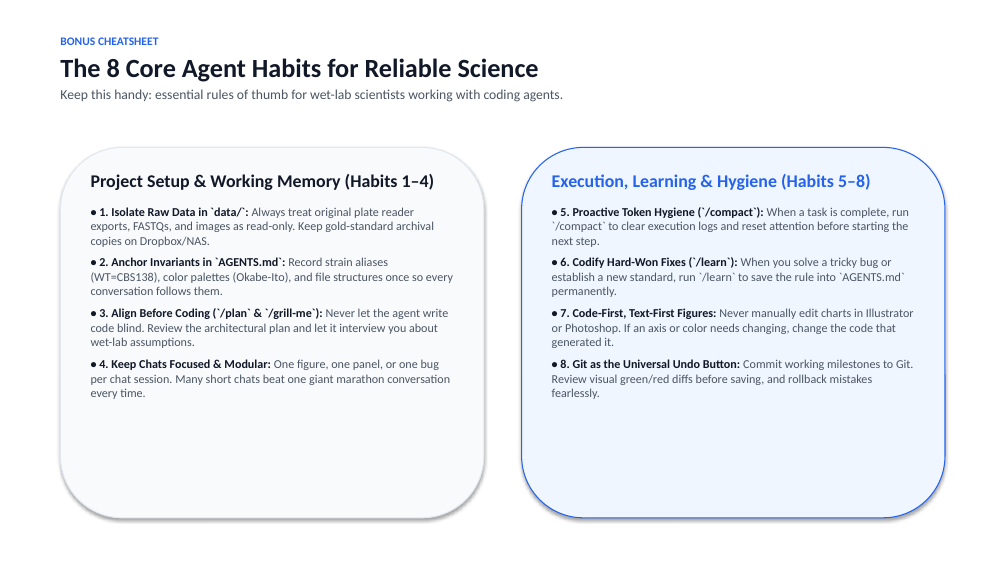
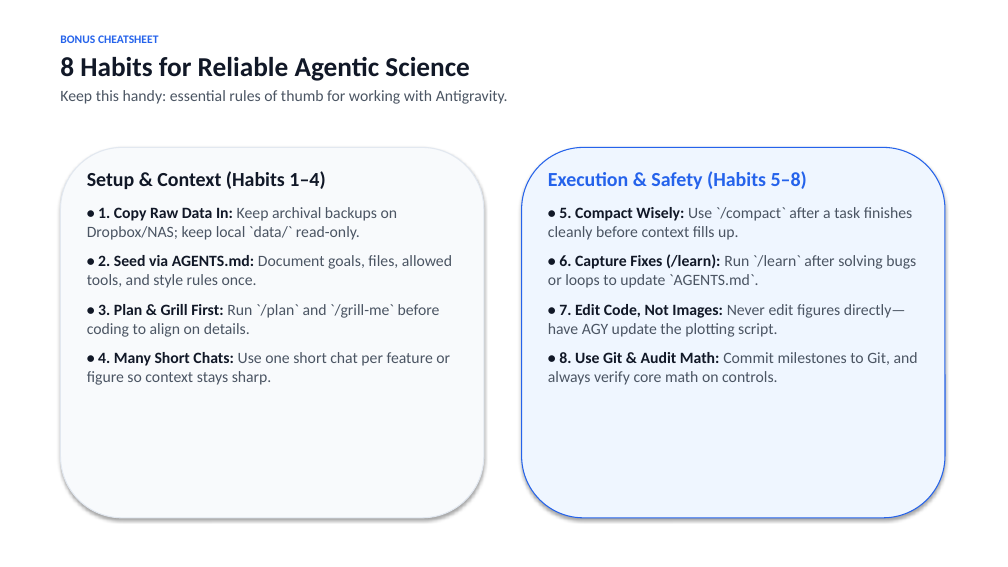
Before and after one commit to berman-lab/antigravity-intoduction-presentation, a slide deck: slide 29 of antigravity_lab_presentation.pptx. Drawn at 1008x567 pixels with LibreOffice and Linux fonts; fonts in the diff are those of the drawing. Boxes give left, top, right and bottom in pixels: in the first picture for what was removed or moved away, otherwise in the second. Text is boxed around its words. In the diff, an @@ line names an element or a change of style, - is before the commit and + after.

```diff
--- a/antigravity_lab_presentation.pptx
+++ b/antigravity_lab_presentation.pptx
@@ text at (60,57,508,104): text changed; size 13 to 15 pt @@
-The 8 Core Agent Habits for Reliable Science
-Keep this handy: essential rules of thumb for wet-lab scientists working with coding agents.
+8 Habits for Reliable Agentic Science
+Keep this handy: essential rules of thumb for working with Antigravity.
@@ text at (87,171,452,385): text changed; size 11.5 to 15 pt @@
-Project Setup & Working Memory (Habits 1–4)
-• 1. Isolate Raw Data in `data/`: Always treat original plate reader exports, FASTQs, and images as read-only. Keep gold-standard archival copies on Dropbox/NAS.
-• 2. Anchor Invariants in `AGENTS.md`: Record strain aliases (WT=CBS138), color palettes (Okabe-Ito), and file structures once so every conversation follows them.
-• 3. Align Before Coding (`/plan` & `/grill-me`): Never let the agent write code blind. Review the architectural plan and let it interview you about wet-lab assumptions.
-• 4. Keep Chats Focused & Modular: One figure, one panel, or one bug per chat session. Many short chats beat one giant marathon conversation every time.
+Setup & Context (Habits 1–4)
+• 1. Copy Raw Data In: Keep archival backups on Dropbox/NAS; keep local `data/` read-only.
+• 2. Seed via AGENTS.md: Document goals, files, allowed tools, and style rules once.
+• 3. Plan & Grill First: Run `/plan` and `/grill-me` before coding to align on details.
+• 4. Many Short Chats: Use one short chat per feature or figure so context stays sharp.
@@ text at (548,171,918,385): text changed; size 11.5 to 15 pt @@
-Execution, Learning & Hygiene (Habits 5–8)
-• 5. Proactive Token Hygiene (`/compact`): When a task is complete, run `/compact` to clear execution logs and reset attention before starting the next step.
-• 6. Codify Hard-Won Fixes (`/learn`): When you solve a tricky bug or establish a new standard, run `/learn` to save the rule into `AGENTS.md` permanently.
-• 7. Code-First, Text-First Figures: Never manually edit charts in Illustrator or Photoshop. If an axis or color needs changing, change the code that generated it.
-• 8. Git as the Universal Undo Button: Commit working milestones to Git. Review visual green/red diffs before saving, and rollback mistakes fearlessly.
+Execution & Safety (Habits 5–8)
+• 5. Compact Wisely: Use `/compact` after a task finishes cleanly before context fills up.
+• 6. Capture Fixes (/learn): Run `/learn` after solving bugs or loops to update `AGENTS.md`.
+• 7. Edit Code, Not Images: Never edit figures directly—have AGY update the plotting script.
+• 8. Use Git & Audit Math: Commit milestones to Git, and always verify core math on controls.
```
Also in this commit, not shown: 28 other slides changed, 1 other file.
